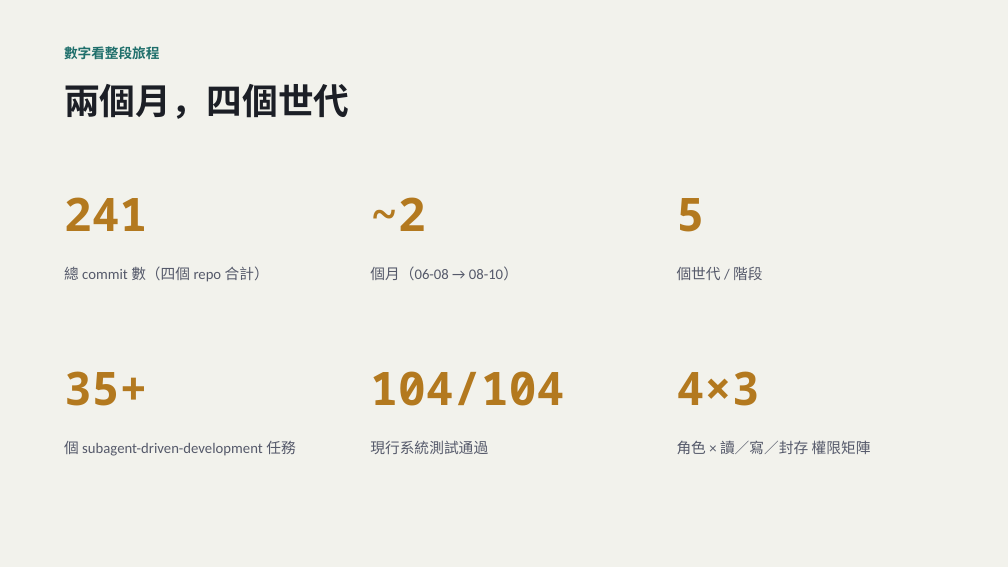
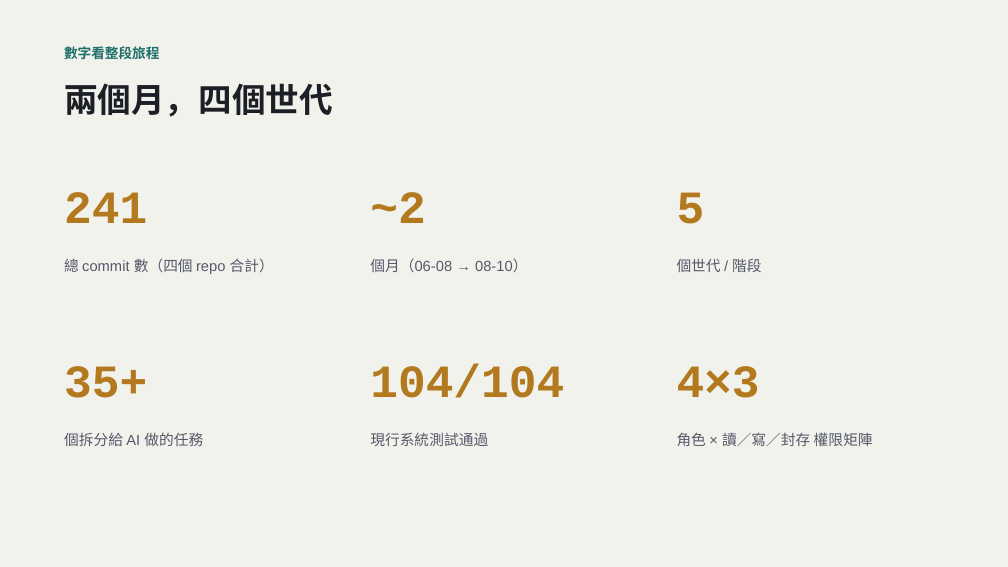
Before and after one commit to LinGaOscar/Spring-MissionBoard, a slide deck: slide 26 of docs/從HTML到SaaS_AI開發技巧回顧.pptx (slide 16 before the commit). Drawn at 1008x567 pixels with LibreOffice and Linux fonts; fonts in the diff are those of the drawing. Boxes give left, top, right and bottom in pixels: in the first picture for what was removed or moved away, otherwise in the second. Text is boxed around its words. In the diff, an @@ line names an element or a change of style, - is before the commit and + after.

```diff
--- a/docs/從HTML到SaaS_AI開發技巧回顧.pptx
+++ b/docs/從HTML到SaaS_AI開發技巧回顧.pptx
@@ text "兩個月，四個世代" at [64,83,333,117]: size 34 to 32 pt @@
@@ text "104/104": place and size @@
-text "104/104" at [370,371,564,406]
+text "104/104" at [370,364,564,398]
@@ font Noto Sans Mono to Courier New in 6 elements at [64,192,147,223], [370,192,425,223], [677,192,705,224], [64,366,147,398], [370,364,564,398], [677,366,760,398] @@
@@ text at [64,433,203,446]: text changed; font Calibri to Arial @@
-個 subagent-driven-development 任務
+個拆分給 AI 做的任務
@@ 5 texts: place and size @@
-5 texts at [64,266,871,454]
+5 texts at [64,258,873,446]
@@ font Calibri to Arial in 5 elements at [64,258,274,274], [370,259,528,272], [677,259,761,272], [370,432,488,446], [677,432,873,446] @@
```
Also in this commit, not shown: 17 other slides changed, 10 slides added.
